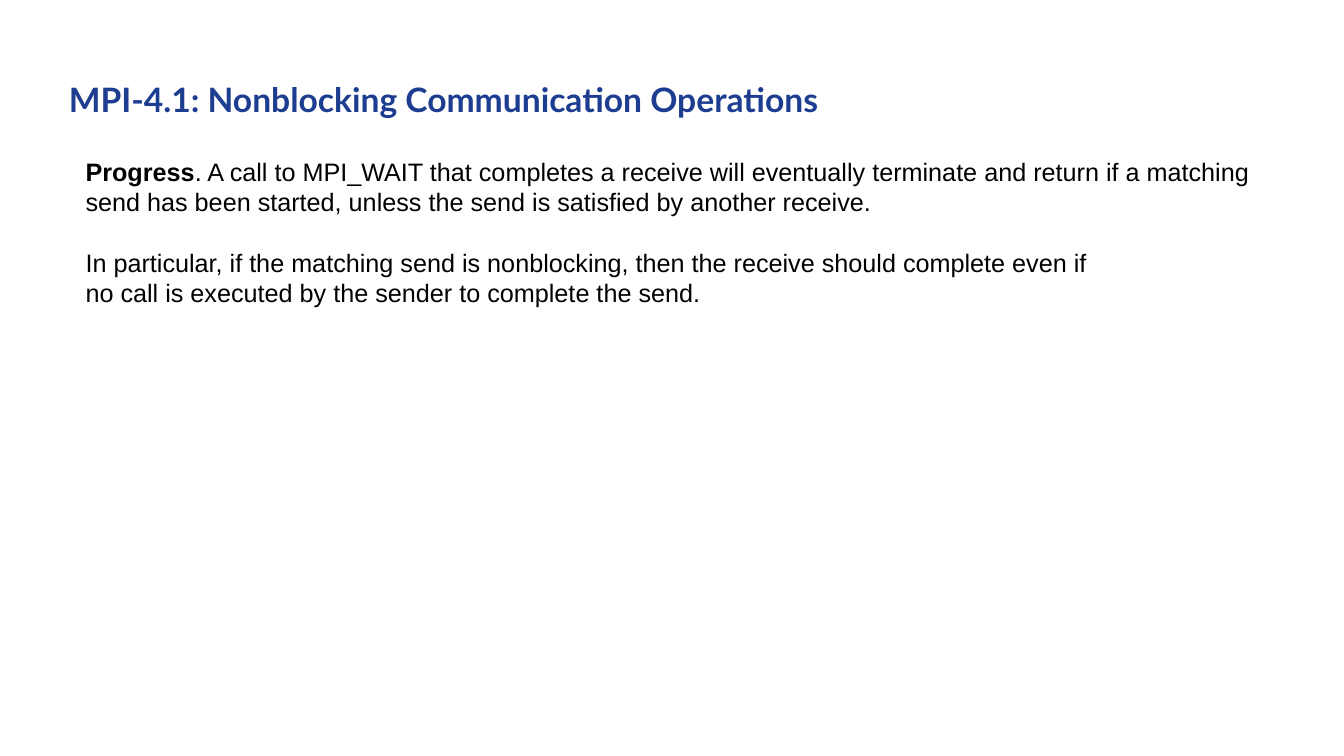
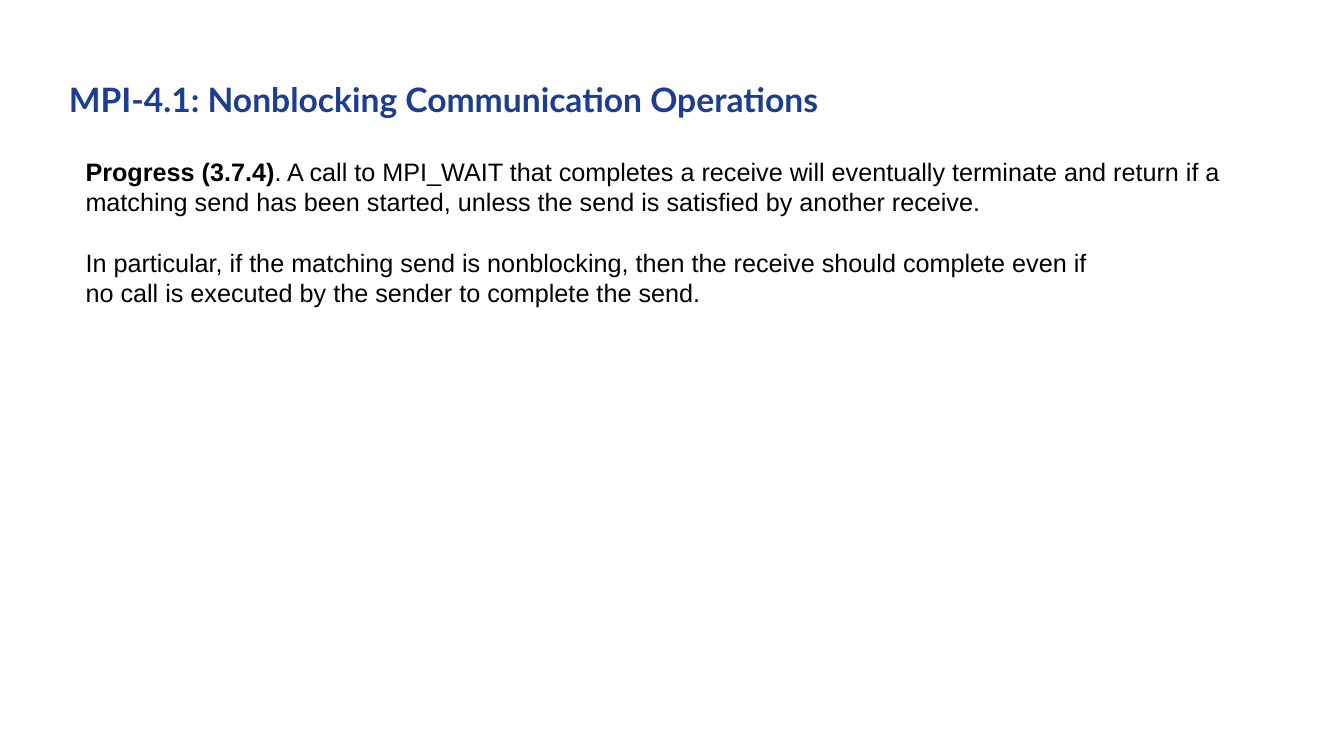
Before and after one commit to AxelSchneewind/mpi-benchmark, a slide deck: slide 6 of presentation/presentation-partitioned-progress.pptx (slide 4 before the commit). Drawn at 1344x756 pixels with LibreOffice and Linux fonts; fonts in the diff are those of the drawing; background and template pictures are left out. Boxes give left, top, right and bottom in pixels: in the first picture for what was removed or moved away, otherwise in the second. Text is boxed around its words. In the diff, an @@ line names an element or a change of style, - is before the commit and + after.

```diff
--- a/presentation/presentation-partitioned-progress.pptx
+++ b/presentation/presentation-partitioned-progress.pptx
@@ text at [86,162,1219,217]: text changed @@
-Progress. A call to MPI_WAIT that completes a receive will eventually terminate and return if a matching send has been started, unless the send is satisfied by another receive.
+Progress (3.7.4). A call to MPI_WAIT that completes a receive will eventually terminate and return if a matching send has been started, unless the send is satisfied by another receive.
```
Also in this commit, not shown: 7 other slides changed, 9 slides added, 21 other files.
